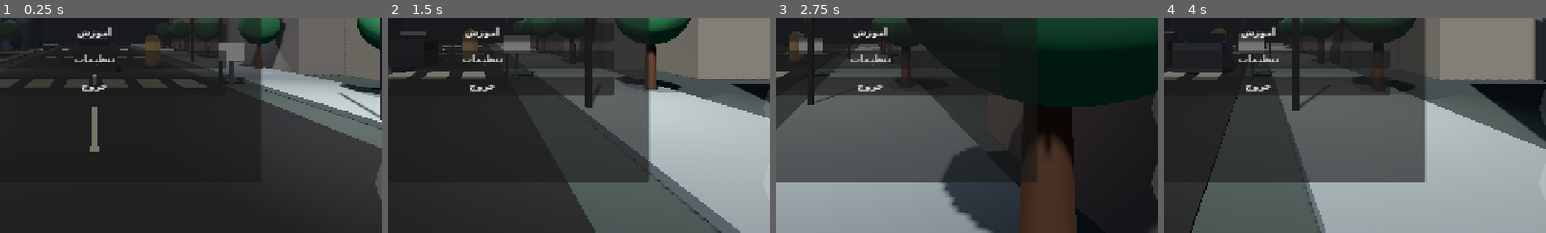
Above: before the commit, frames 1-4 (left to right).
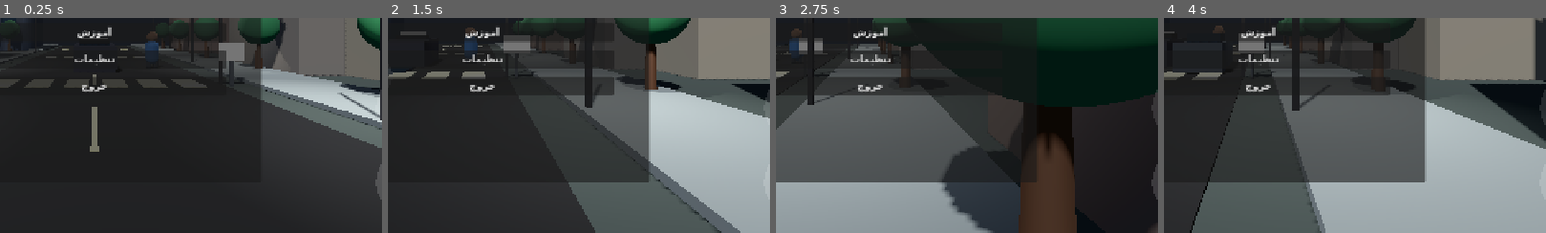
Above: after the commit, the same moments.

Repository: thedeverfankhajo-bot/PoliceSimulator3D
Game: Godot game, scene res://scenes/main/main.tscn
Same seed, same stepped clock (60 frames per second), same inputs: the game is played once before the commit and once after it.
Inputs (mouse positions are % of the whole screen's width and height, from its top left):
- Up to frame 1 (0.25 s): no input
- Up to frame 2 (1.5 s): tap Enter at 0.5 s; move the mouse to (72, 45) at 0.52 s; hold D (move_right) 0.53-1.25 s; tap E (interact) at 0.6 s; click (72, 45) at 0.67 s; drag from (30, 55) to (45, 70) at 1.27 s
- Up to frame 3 (2.75 s): move the mouse to (60, 28) at 2.02 s; hold D (move_right) from 2.03 s (still down); tap E (interact) at 2.1 s
- Up to frame 4 (4 s): release D (move_right) at 2.75 s; drag from (45, 70) to (20, 35) at 2.77 s; move the mouse to (80, 65) at 3.52 s; hold A (move_left) from 3.53 s (still down); tap E (interact) at 3.6 s
The pictures show only the part of the screen within x 38-88%, y 46-96%; the shares and areas given below are measured in that part.

The runs differ from the first frame. In frame 1, 0.3% of the frame differs, in the area x 38-42%, y 6-23%; in frame 2, 0.3%; in frame 3, 0.2%; in frame 4, less than 0.1%.

Commit message:
Improve civilian NPC 3D presentation

Diff:
--- a/scenes/npcs/civilian_npc.tscn
+++ b/scenes/npcs/civilian_npc.tscn
@@ -6,12 +6,28 @@
 radius = 0.4
 height = 1.8
 
-[sub_resource type="CapsuleMesh" id="CapsuleMesh_npc"]
-radius = 0.4
-height = 1.8
+[sub_resource type="CapsuleMesh" id="CapsuleMesh_body"]
+radius = 0.34
+height = 1.25
 
-[sub_resource type="StandardMaterial3D" id="Material_npc"]
-albedo_color = Color(0.65, 0.48, 0.25, 1)
+[sub_resource type="SphereMesh" id="SphereMesh_head"]
+radius = 0.28
+height = 0.56
+
+[sub_resource type="BoxMesh" id="BoxMesh_torso"]
+size = Vector3(0.62, 0.7, 0.36)
+
+[sub_resource type="StandardMaterial3D" id="Material_shirt"]
+albedo_color = Color(0.12, 0.30, 0.48, 1)
+roughness = 0.82
+
+[sub_resource type="StandardMaterial3D" id="Material_skin"]
+albedo_color = Color(0.62, 0.39, 0.25, 1)
+roughness = 0.9
+
+[sub_resource type="StandardMaterial3D" id="Material_pants"]
+albedo_color = Color(0.10, 0.12, 0.15, 1)
+roughness = 0.92
 
 [node name="CivilianNPC" type="StaticBody3D"]
 script = ExtResource("1_npc")
@@ -20,7 +36,29 @@
 position = Vector3(0, 0.9, 0)
 shape = SubResource("CapsuleShape_npc")
 
-[node name="Visual" type="MeshInstance3D" parent="."]
-position = Vector3(0, 0.9, 0)
-mesh = SubResource("CapsuleMesh_npc")
-material_override = SubResource("Material_npc")
+[node name="Body" type="MeshInstance3D" parent="."]
+position = Vector3(0, 0.85, 0)
+mesh = SubResource("CapsuleMesh_body")
+material_override = SubResource("Material_shirt")
+
+[node name="Head" type="MeshInstance3D" parent="."]
+position = Vector3(0, 1.65, 0)
+mesh = SubResource("SphereMesh_head")
+material_override = SubResource("Material_skin")
+
+[node name="Torso" type="MeshInstance3D" parent="."]
+position = Vector3(0, 1.0, 0)
+mesh = SubResource("BoxMesh_torso")
+material_override = SubResource("Material_shirt")
+
+[node name="LeftLeg" type="MeshInstance3D" parent="."]
+position = Vector3(-0.18, 0.32, 0)
+mesh = SubResource("CapsuleMesh_body")
+scale = Vector3(0.35, 0.55, 0.35)
+material_override = SubResource("Material_pants")
+
+[node name="RightLeg" type="MeshInstance3D" parent="."]
+position = Vector3(0.18, 0.32, 0)
+mesh = SubResource("CapsuleMesh_body")
+scale = Vector3(0.35, 0.55, 0.35)
+material_override = SubResource("Material_pants")
Not shown: 1 places in scenes/npcs/civilian_npc.tscn that only renumber resources
